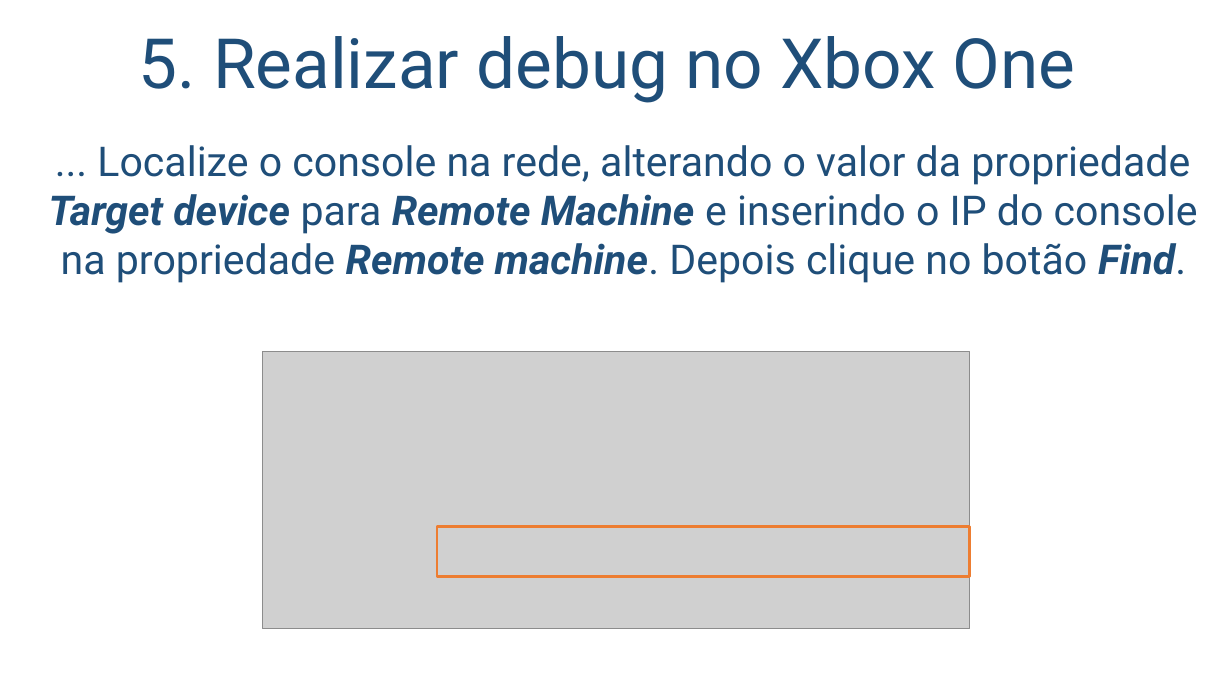
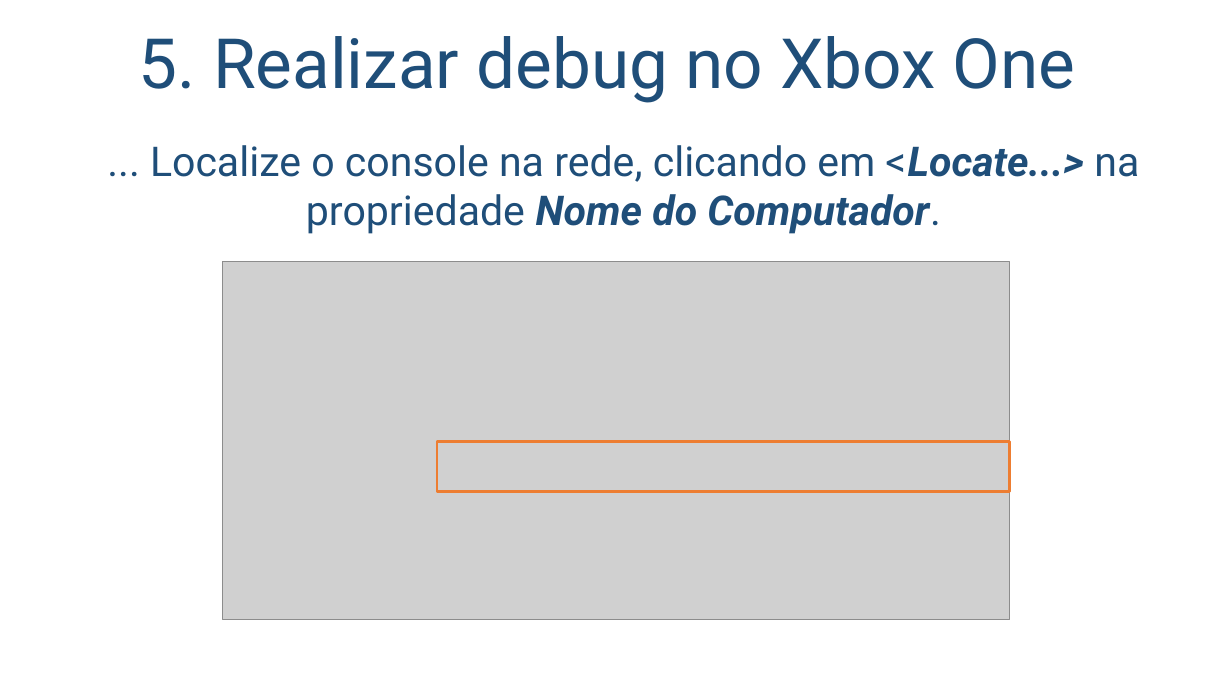
Before and after one commit to salmo-jr/public-slides, a slide deck: slide 19 of building-games-for-XboxOne.pptx. Drawn at 1232x693 pixels with LibreOffice and Linux fonts; fonts in the diff are those of the drawing; grey boxes stand for pictures; background and template pictures are left out. Boxes give left, top, right and bottom in pixels: in the first picture for what was removed or moved away, otherwise in the second. Text is boxed around its words. In the diff, an @@ line names an element or a change of style, - is before the commit and + after.

Commit message:
conclusão das atualizações para 2019

```diff
--- a/building-games-for-XboxOne.pptx
+++ b/building-games-for-XboxOne.pptx
@@ text at (150, 145, 1139, 234): text changed @@
-... Localize o console na rede, alterando o valor da propriedade Target device para Remote Machine e inserindo o IP do console na propriedade Remote machine. Depois clique no botão Find.
+... Localize o console na rede, clicando em <Locate...> na propriedade Nome do Computador.
@@ picture: place and size @@
-picture at (262, 351, 970, 628)
+picture at (223, 262, 1009, 620)
@@ rectangle: place and size @@
-rectangle at (437, 527, 970, 577)
+rectangle at (437, 442, 1009, 492)
```
Also in this commit, not shown: 8 other slides changed.
